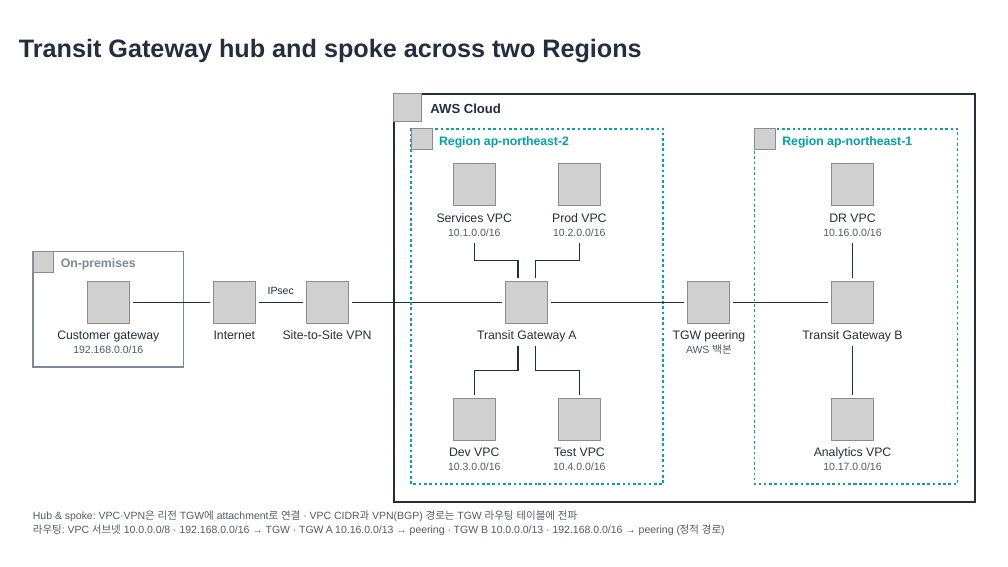
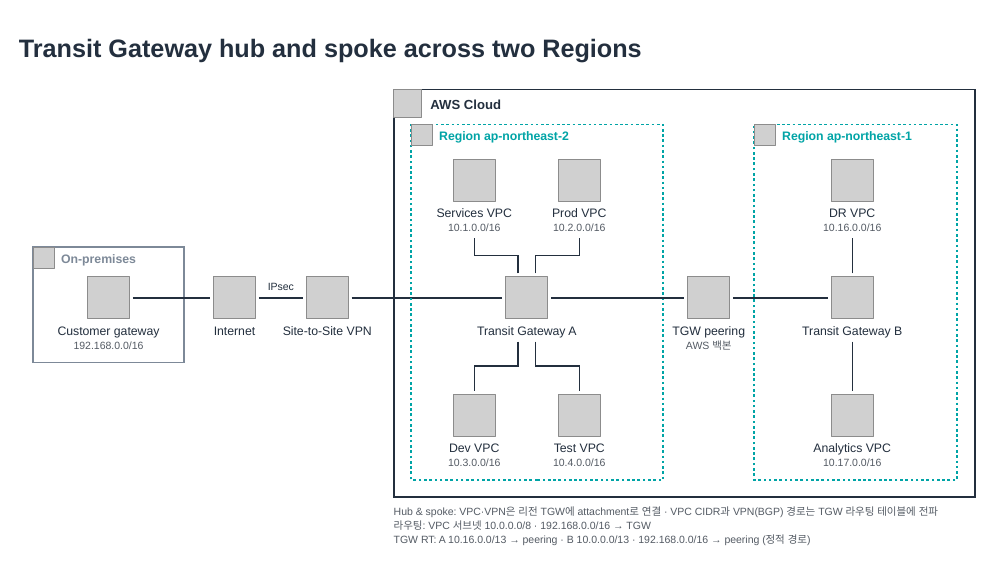
Before and after one commit to conft2k/aws-topology, a slide deck: slide 4 of docs/examples/reference-architectures.pptx. Drawn at 1008x567 pixels with LibreOffice and Linux fonts; fonts in the diff are those of the drawing; grey boxes stand for pictures. Boxes give left, top, right and bottom in pixels: in the first picture for what was removed or moved away, otherwise in the second. Text is boxed around its words. In the diff, an @@ line names an element or a change of style, - is before the commit and + after.

```diff
--- a/docs/examples/reference-architectures.pptx
+++ b/docs/examples/reference-architectures.pptx
@@ 25 texts, 16 pictures, 7 lines, 4 rectangles, 4 freeform shapes: place and size @@
-25 texts, 16 pictures, 7 lines, 4 rectangles, 4 freeform shapes at [33, 94, 975, 502]
+25 texts, 16 pictures, 7 lines, 4 rectangles, 4 freeform shapes at [33, 90, 975, 498]
@@ text "Hub & spoke: VPC·VPN은 리전 ...": place and size @@
-text "Hub & spoke: VPC·VPN은 리전 ..." at [33, 510, 577, 521]
+text "Hub & spoke: VPC·VPN은 리전 ..." at [394, 506, 938, 517]
@@ text at [394, 520, 650, 530]: text changed @@
-라우팅: VPC 서브넷 10.0.0.0/8 · 192.168.0.0/16 → TGW · TGW A 10.16.0.0/13 → peering · TGW B 10.0.0.0/13 · 192.168.0.0/16 → peering (정적 경로)
+라우팅: VPC 서브넷 10.0.0.0/8 · 192.168.0.0/16 → TGW
@@ text added at [394, 534, 811, 545], 10 pt, text #545B64 @@
+TGW RT: A 10.16.0.0/13 → peering · B 10.0.0.0/13 · 192.168.0.0/16 → peering (정적 경로)
```
Also in this commit, not shown: 3 other slides changed, 20 other files.
